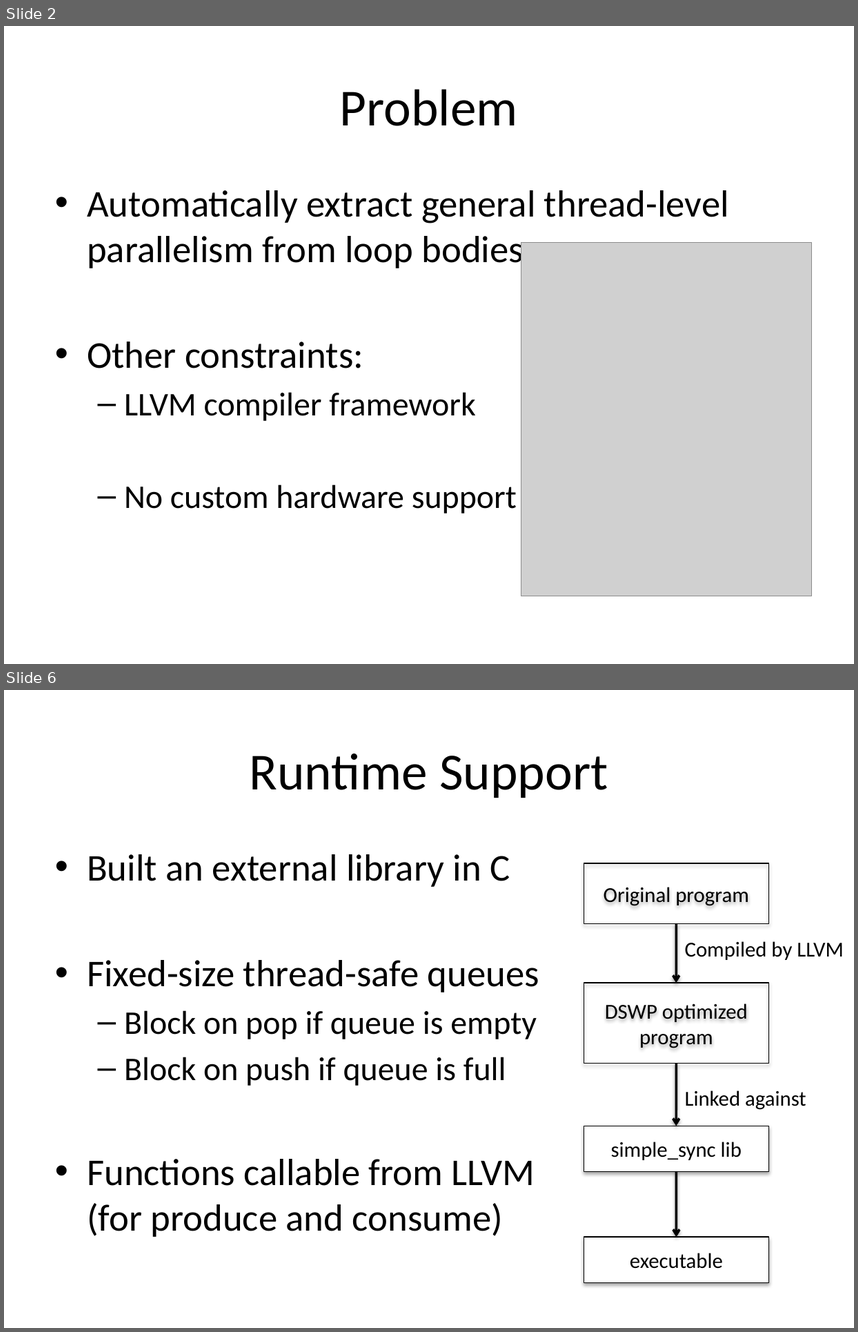
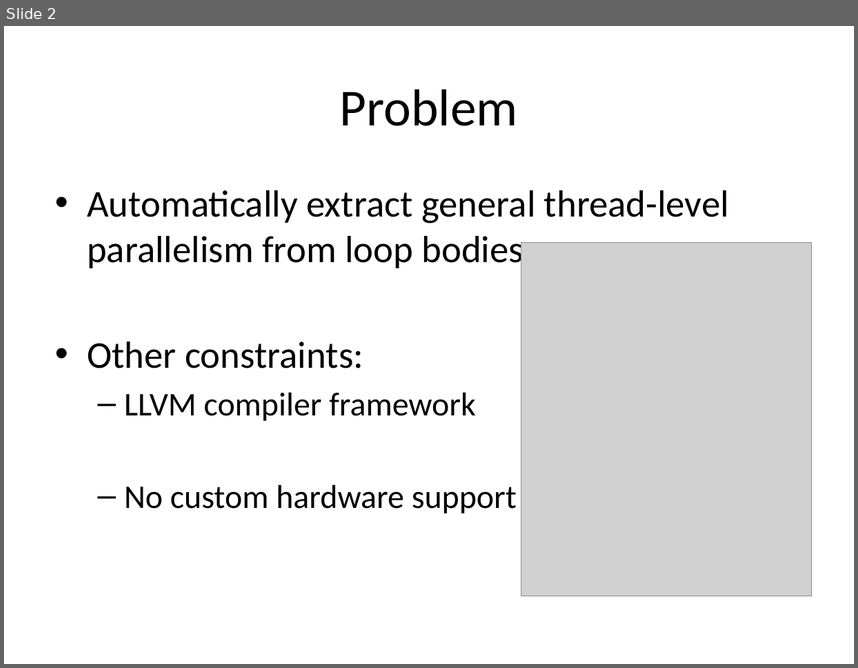
Before and after one commit to djsutherland/dswp-plus, a slide deck: doc/15745poster.pptx. Shown one above the other, each under a label of ours: slides 2 and 6 before the commit, slide 2 after it; the slides between them are not shown. The pictures are 858x1332 and 858x668 pixels, drawn with LibreOffice and Linux fonts; fonts in the diff are those of the drawing; grey boxes stand for pictures. Boxes give left, top, right and bottom in pixels: in the first picture for what was removed or moved away, otherwise in the second. Text is boxed around its words. In the diff, an @@ line names an element or a change of style, - is before the commit and + after.

```diff
--- a/doc/15745poster.pptx
+++ b/doc/15745poster.pptx
@@ slide 6 removed at <box>4,690,854,1328</box>, background #FFFFFF @@
@@ title removed at <box>250,753,608,798</box> @@
-Runtime Support
@@ text removed at <box>87,854,539,1236</box> @@
-• Built an external library in C
-• Fixed-size thread-safe queues
-  – Block on pop if queue is empty
-  – Block on push if queue is full
-• Functions callable from LLVM (for produce and consume)
@@ rectangle removed at <box>584,863,769,924</box> @@
-Original program
@@ arrow removed from (677, 924) to (677, 983) @@
@@ text removed at <box>685,941,843,960</box> @@
-Compiled by LLVM
@@ rectangle removed at <box>584,983,769,1063</box> @@
-DSWP optimized program
@@ arrow removed from (677, 1063) to (677, 1125) @@
@@ text removed at <box>685,1090,806,1110</box> @@
-Linked against
@@ rectangle removed at <box>584,1125,769,1171</box> @@
-simple_sync lib
@@ arrow removed from (677, 1171) to (677, 1236) @@
@@ rectangle removed at <box>584,1236,769,1283</box> @@
-executable
```
Also in this commit, not shown: 6 slides changed, 1 slide added.
